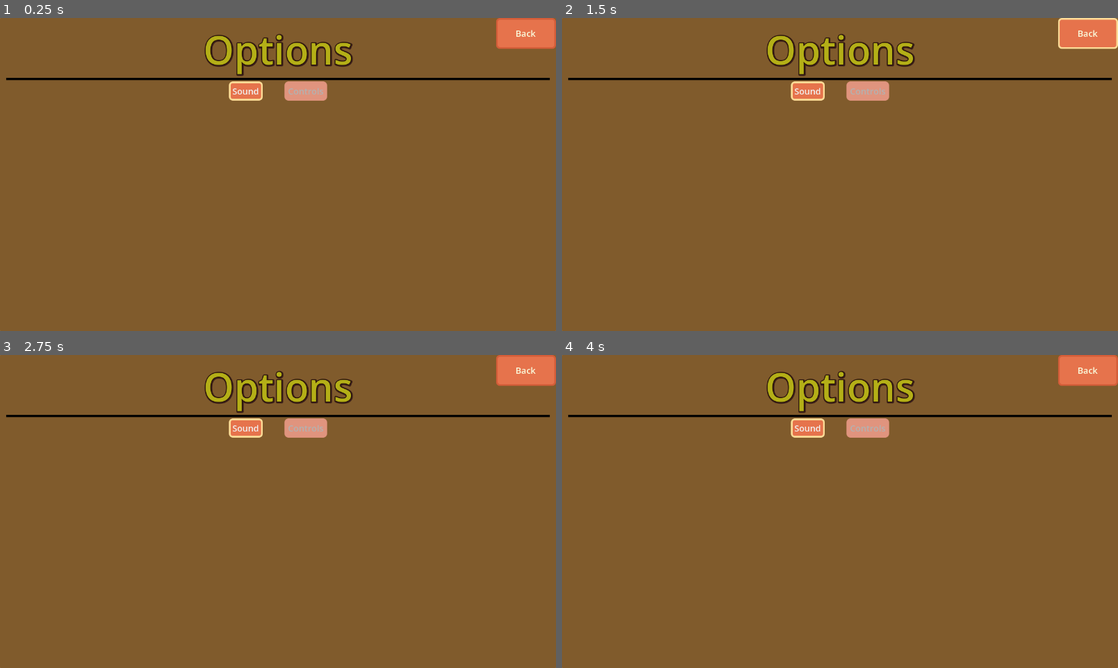
Above: before the commit, frames 1-4 (two rows, left to right).
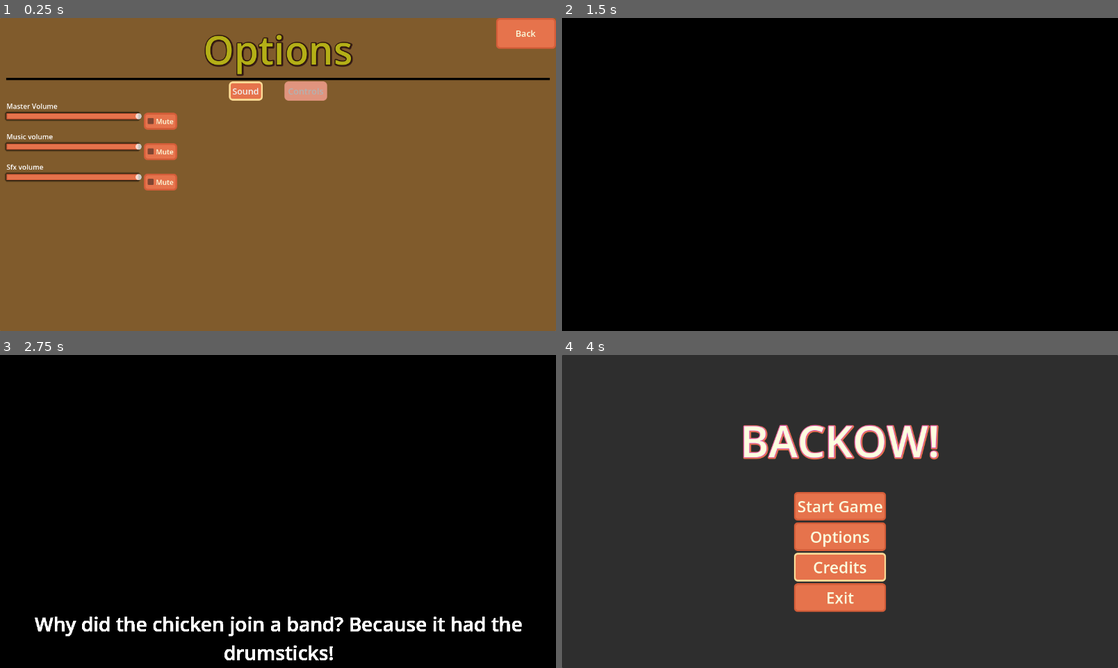
Above: after the commit, the same moments.

Repository: Tomohawk35/ChickenRunner
Game: Godot game, scene res://main_scenes/options_menu/options.tscn
The game is run twice, just before and just after one commit, with the same random seed, the same clock (stepped at 60 frames per second) and the same inputs. This scene is started directly instead of the project's main scene.
Inputs (mouse positions are in pixels of both pictures, inside the frame that each line leads up to):
- Up to frame 1 (0.25 s): no input
- Up to frame 2 (1.5 s): tap Enter at 0.5 s; move the mouse to (962, 158) at 0.52 s; press the mouse at (962, 158) at 0.53 s; hold D (right) 0.53-1.25 s; release the mouse at (962, 158) at 1.25 s; click "Back" at 1.25 s
- Up to frame 3 (2.75 s): move the mouse to (166, 527) at 2.02 s; hold S (down) from 2.03 s (still down); right-click (166, 527) at 2.1 s; click (166, 527) at 2.17 s
- Up to frame 4 (4 s): move the mouse to (895, 442) at 2.77 s; release S (down) at 2.78 s; press the mouse at (895, 442) at 2.78 s; hold D (right) 2.78-3.53 s; move the mouse to (812, 574) at 3.52 s; release the mouse at (812, 574) at 3.53 s; hold W (up) from 3.53 s (still down); right-click (812, 574) at 3.6 s; click (812, 574) at 3.67 s

The runs differ from the first frame. In frame 1, 3.3% of the frame differs, in the area x 0-32%, y 27-56%; in frame 2, 99%; in frame 3, 99%; in frame 4, 100%, in the area x 0-100%, y 0-100%.

Commit message:
more bug fixes

Diff:
--- a/chicken-runner/main_scenes/options_menu/controls.tscn
+++ b/chicken-runner/main_scenes/options_menu/controls_screen.tscn
@@ -1,6 +1,6 @@
 [gd_scene format=3 uid="uid://cul6clwk488qj"]
 
-[ext_resource type="Script" uid="uid://bkvt64sjjrrdu" path="res://main_scenes/Options/controls.gd" id="1_ctrl"]
+[ext_resource type="Script" uid="uid://4x8fdjkbl1a" path="res://main_scenes/options_menu/controls_screen.gd" id="1_uk3sm"]
 
 [sub_resource type="LabelSettings" id="LabelSettings_44juv"]
 font_size = 30
@@ -27,7 +27,7 @@
 grow_horizontal = 2
 grow_vertical = 2
 pivot_offset_ratio = Vector2(0.5, 0.5)
-script = ExtResource("1_ctrl")
+script = ExtResource("1_uk3sm")
 
 [node name="Panel" type="Panel" parent="." unique_id=754862170]
 self_modulate = Color(1, 1, 1, 0)
--- a/chicken-runner/main_scenes/options_menu/options.tscn
+++ b/chicken-runner/main_scenes/options_menu/options.tscn
@@ -1,8 +1,8 @@
 [gd_scene format=3 uid="uid://c040d24e1b1vi"]
 
-[ext_resource type="Script" path="res://main_scenes/Options/options.gd" id="1_sce6r"]
-[ext_resource type="PackedScene" path="res://main_scenes/Options/sound.tscn" id="2_66kjr"]
-[ext_resource type="PackedScene" path="res://main_scenes/Options/controls.tscn" id="3_rpf8t"]
+[ext_resource type="PackedScene" uid="uid://bq851ectjgamk" path="res://main_scenes/options_menu/sound.tscn" id="1_1le6y"]
+[ext_resource type="Script" uid="uid://3vaxlt7t8ml4" path="res://main_scenes/options_menu/options.gd" id="1_1mc3m"]
+[ext_resource type="PackedScene" uid="uid://cul6clwk488qj" path="res://main_scenes/options_menu/controls_screen.tscn" id="2_1mc3m"]
 
 [sub_resource type="LabelSettings" id="LabelSettings_sce6r"]
 font_size = 90
@@ -70,7 +70,7 @@
 anchor_bottom = 1.0
 grow_horizontal = 2
 grow_vertical = 2
-script = ExtResource("1_sce6r")
+script = ExtResource("1_1mc3m")
 
 [node name="Options" type="PanelContainer" parent="." unique_id=819689230]
 layout_mode = 1
@@ -133,19 +133,14 @@
 tab_0/title = "Sound"
 tab_1/title = "Controls"
 
-[node name="Sound" parent="Options/Panel/MarginContainer/VBoxContainer/TabBar" unique_id=947446182 instance=ExtResource("2_66kjr")]
-layout_mode = 1
-offset_left = -334.0
-offset_top = 78.0
-offset_right = 342.0
-offset_bottom = 523.0
+[node name="Sound" parent="Options/Panel/MarginContainer/VBoxContainer/TabBar" unique_id=947446182 instance=ExtResource("1_1le6y")]
+layout_mode = 0
+anchors_preset = 0
+script = null
 
-[node name="Controls" parent="Options/Panel/MarginContainer/VBoxContainer/TabBar" unique_id=951515874 instance=ExtResource("3_rpf8t")]
-layout_mode = 1
-offset_left = -348.0
-offset_top = 15.0
-offset_right = 369.0
-offset_bottom = 540.0
+[node name="Controls" parent="Options/Panel/MarginContainer/VBoxContainer/TabBar" unique_id=951515874 instance=ExtResource("2_1mc3m")]
+layout_mode = 0
+anchors_preset = 0
 
 [node name="Back" type="Button" parent="." unique_id=510890556]
 layout_mode = 1
--- a/chicken-runner/main_scenes/options_menu/sound.tscn
+++ b/chicken-runner/main_scenes/options_menu/sound.tscn
@@ -1,6 +1,6 @@
 [gd_scene format=3 uid="uid://bq851ectjgamk"]
 
-[ext_resource type="Script" path="res://main_scenes/Options/sound.gd" id="1_snd"]
+[ext_resource type="Script" uid="uid://dcoimrrqj1xos" path="res://main_scenes/options_menu/sound.gd" id="1_yd7la"]
 
 [sub_resource type="StyleBoxFlat" id="StyleBoxFlat_c78a1"]
 bg_color = Color(0.9019608, 0.4509804, 0.29803923, 1)
@@ -55,7 +55,7 @@
 grow_horizontal = 2
 grow_vertical = 2
 pivot_offset_ratio = Vector2(0.5, 0.5)
-script = ExtResource("1_snd")
+script = ExtResource("1_yd7la")
 
 [node name="MarginContainer" type="MarginContainer" parent="." unique_id=791303108]
 layout_mode = 2
--- a/chicken-runner/main_scenes/player_hud/reward_panel.tscn
+++ b/chicken-runner/main_scenes/player_hud/reward_panel.tscn
@@ -24,6 +24,7 @@
 
 [node name="MarginContainer" type="MarginContainer" parent="." unique_id=1243104261]
 layout_mode = 2
+mouse_filter = 2
 theme_override_constants/margin_left = 8
 theme_override_constants/margin_top = 8
 theme_override_constants/margin_right = 8
@@ -32,6 +33,7 @@
 [node name="VBoxContainer" type="VBoxContainer" parent="MarginContainer" unique_id=1055349875]
 custom_minimum_size = Vector2(128, 0)
 layout_mode = 2
+mouse_filter = 2
 alignment = 1
 
 [node name="NameLabel" type="Label" parent="MarginContainer/VBoxContainer" unique_id=1103689180]
@@ -43,6 +45,7 @@
 
 [node name="HSeparator" type="HSeparator" parent="MarginContainer/VBoxContainer" unique_id=1059910575]
 layout_mode = 2
+mouse_filter = 2
 
 [node name="TextureRect" type="TextureRect" parent="MarginContainer/VBoxContainer" unique_id=1092813435]
 unique_name_in_owner = true
@@ -50,11 +53,13 @@
 layout_mode = 2
 size_flags_horizontal = 4
 size_flags_vertical = 4
+mouse_filter = 2
 texture = ExtResource("3_afx2d")
 stretch_mode = 4
 
 [node name="HSeparator2" type="HSeparator" parent="MarginContainer/VBoxContainer" unique_id=300037657]
 layout_mode = 2
+mouse_filter = 2
 
 [node name="ItemTypeLabel" type="Label" parent="MarginContainer/VBoxContainer" unique_id=742519139]
 unique_name_in_owner = true
@@ -67,6 +72,7 @@
 
 [node name="HSeparator3" type="HSeparator" parent="MarginContainer/VBoxContainer" unique_id=336050451]
 layout_mode = 2
+mouse_filter = 2
 
 [node name="DescriptionLabel" type="Label" parent="MarginContainer/VBoxContainer" unique_id=1891596663]
 unique_name_in_owner = true
Not shown, changed: chicken-runner/export_presets.cfg
Renamed: chicken-runner/main_scenes/options_menu/controls.gd -> chicken-runner/main_scenes/options_menu/controls_screen.gd
Renamed: chicken-runner/main_scenes/options_menu/controls.gd.uid -> chicken-runner/main_scenes/options_menu/controls_screen.gd.uid
